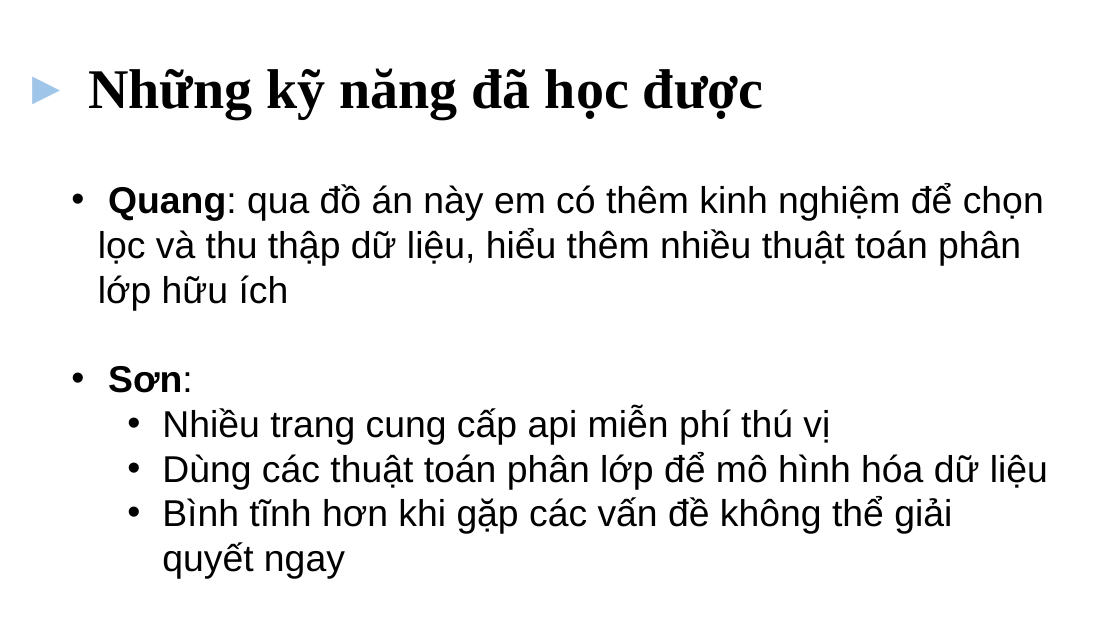
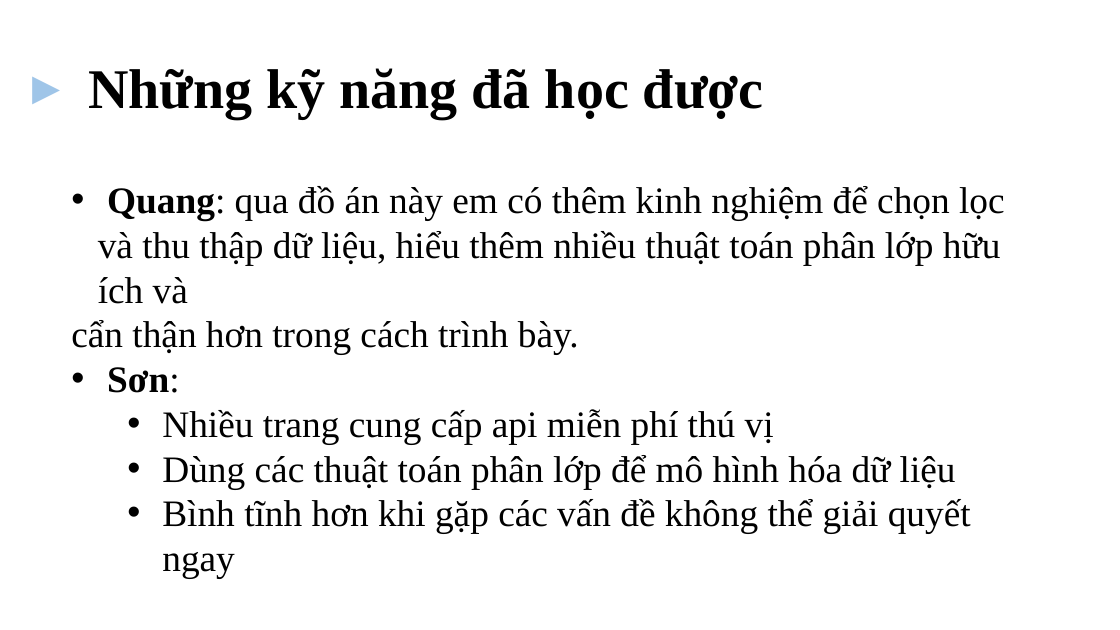
Before and after one commit to lethanhson1504/datascience-project-group16, a slide deck: slide 28 of Slide.pptx (slide 26 before the commit). Drawn at 1120x630 pixels with LibreOffice and Linux fonts; fonts in the diff are those of the drawing; background and template pictures are left out. Boxes give left, top, right and bottom in pixels: in the first picture for what was removed or moved away, otherwise in the second. Text is boxed around its words. In the diff, an @@ line names an element or a change of style, - is before the commit and + after.

```diff
--- a/Slide.pptx
+++ b/Slide.pptx
@@ text at (71, 186, 1005, 355): text changed; font Arial to Times New Roman @@
-• Quang: qua đồ án này em có thêm kinh nghiệm để chọn lọc và thu thập dữ liệu, hiểu thêm nhiều thuật toán phân lớp hữu ích
+• Quang: qua đồ án này em có thêm kinh nghiệm để chọn lọc và thu thập dữ liệu, hiểu thêm nhiều thuật toán phân lớp hữu ích và
+cẩn thận hơn trong cách trình bày.
@@ text at (107, 367, 971, 579): font Arial to Times New Roman in "Sơn:", "Nhiều trang cung cấp api miễn phí ...", "Dùng các thuật toán phân lớp để ...", "Bình tĩnh hơn khi gặp các vấn ..." @@
```
Also in this commit, not shown: 12 other slides changed, 4 slides added, 1 slide removed, 3 other files.
